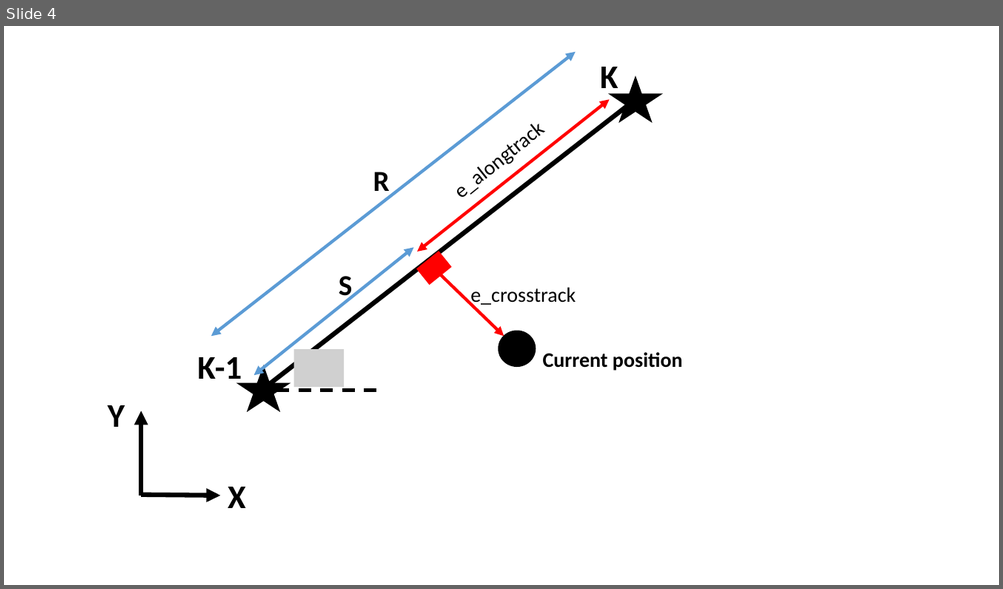
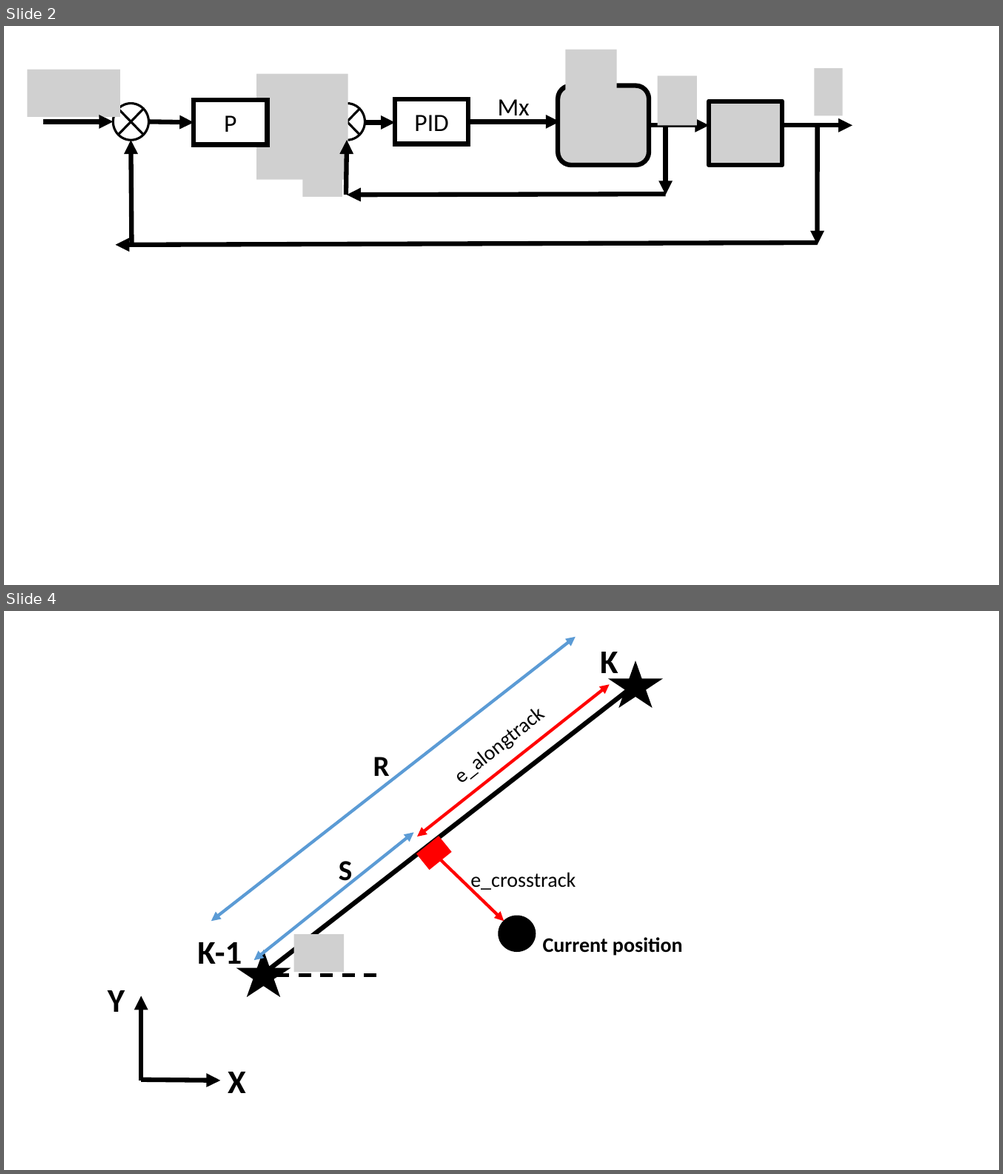
Before and after one commit to mohamedkhattab2019/graduation-project, a slide deck: documentation/Presentation1.pptx. Shown one above the other, each under a label of ours: slide 4 before the commit, slides 2 and 4 after it; the slides between them are not shown. The pictures are 1003x589 and 1003x1174 pixels, drawn with LibreOffice and Linux fonts; fonts in the diff are those of the drawing; grey boxes stand for pictures. Boxes give left, top, right and bottom in pixels: in the first picture for what was removed or moved away, otherwise in the second. Text is boxed around its words. In the diff, an @@ line names an element or a change of style, - is before the commit and + after.

```diff
--- a/documentation/Presentation1.pptx
+++ b/documentation/Presentation1.pptx
@@ slide 2 added at box(4, 26, 999, 585), background #FFFFFF @@
@@ picture added at box(27, 69, 119, 117) @@
@@ picture added at box(565, 49, 617, 92) @@
@@ picture added at box(814, 68, 842, 116) @@
@@ picture added at box(256, 74, 348, 180) @@
@@ picture added at box(558, 86, 649, 166) @@
@@ picture added at box(657, 76, 697, 126) @@
@@ flow chart summing junction added at box(113, 104, 149, 140), fill #FFFFFF, outline #000000 2.25 pt @@
@@ rectangle added at box(193, 101, 267, 145), fill #FFFFFF, outline #000000 4.5 pt, 24 pt, text #000000 @@
+P
@@ flow chart summing junction added at box(330, 104, 365, 140), fill #FFFFFF, outline #000000 2.25 pt @@
@@ rectangle added at box(395, 100, 469, 144), fill #FFFFFF, outline #000000 4.5 pt, 24 pt, text #000000 @@
+PID
@@ text added at box(498, 99, 529, 121), 24 pt, text #000000 @@
+Mx
@@ picture added at box(708, 101, 782, 166) @@
@@ arrow added from (42, 121) to (113, 121), #000000 4.5 pt @@
@@ arrow added from (149, 121) to (193, 122), #000000 4.5 pt @@
@@ arrow added from (365, 122) to (395, 122), #000000 4.5 pt @@
@@ arrow added from (468, 121) to (560, 121), #000000 4.5 pt @@
@@ arrow added from (649, 125) to (709, 125), #000000 4.5 pt @@
@@ arrow added from (666, 124) to (666, 195), #000000 4.5 pt @@
@@ arrow added from (782, 125) to (852, 125), #000000 4.5 pt @@
@@ arrow added from (817, 125) to (817, 245), #000000 4.5 pt @@
@@ arrow added from (131, 243) to (131, 140), #000000 4.5 pt @@
@@ picture added at box(302, 147, 342, 197) @@
@@ arrow added from (346, 195) to (347, 140), #000000 4.5 pt @@
@@ arrow added from (666, 194) to (347, 195), #000000 4.5 pt @@
@@ arrow added from (817, 243) to (115, 245), #000000 4.5 pt @@
```
Also in this commit, not shown: 1 slide changed, 4 other slides added, 11 slides removed, 13 other files.
